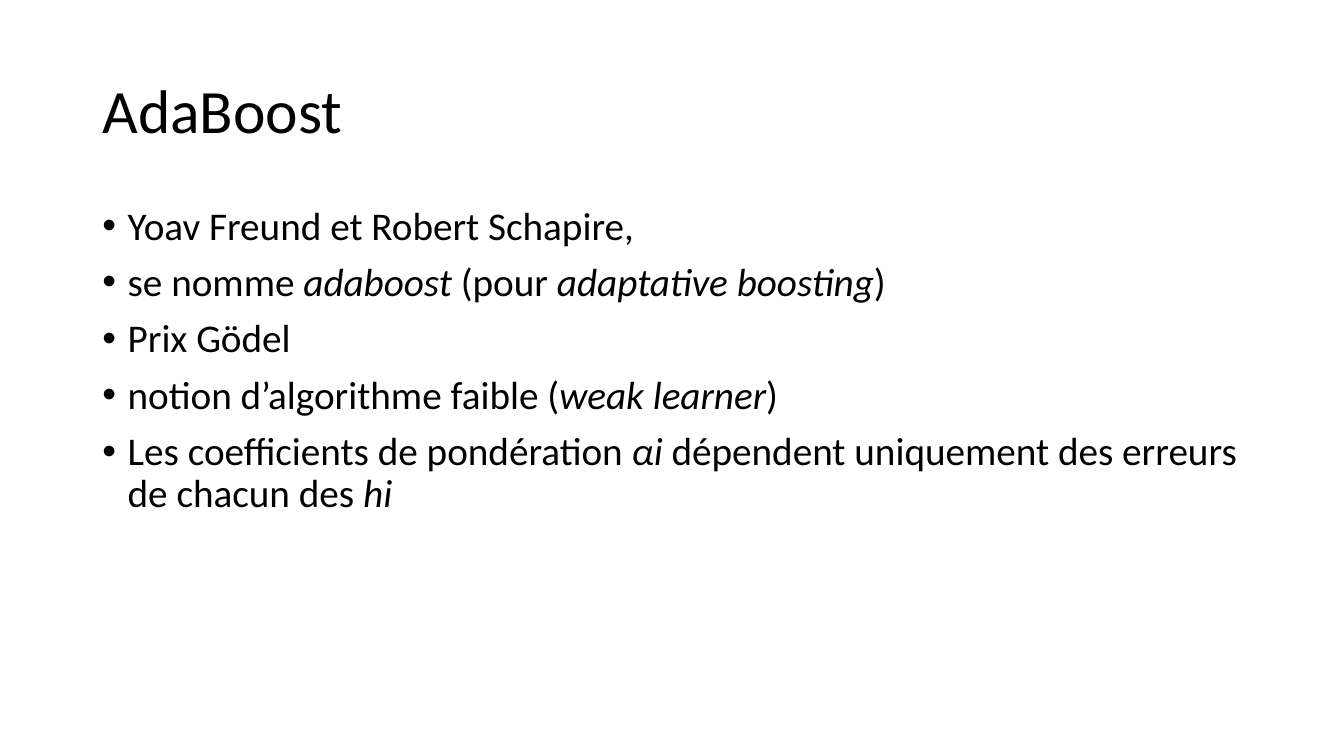
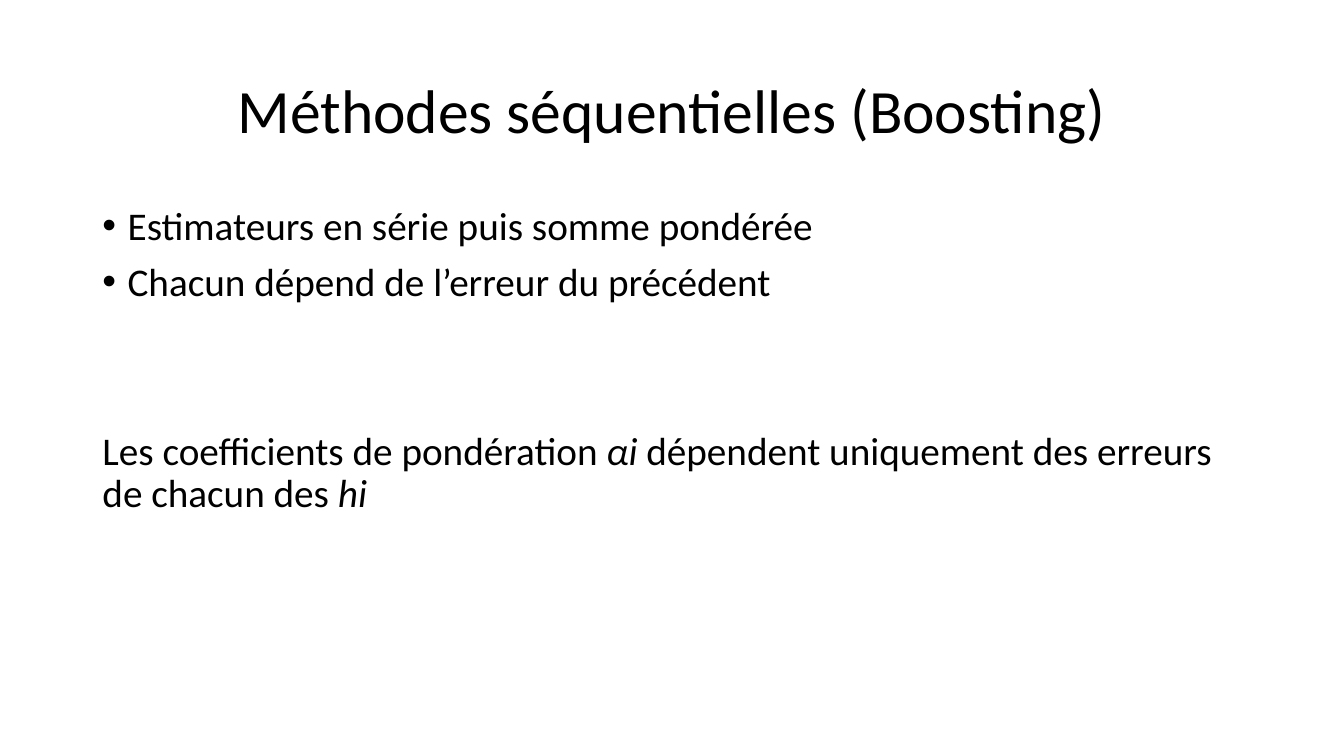
Before and after one commit to morganscao/Projet5, a slide deck: slide 34 of Rapport/P5 - Segmentez les comportements de clients.pptx (slide 27 before the commit). Drawn at 1344x756 pixels with LibreOffice and Linux fonts; fonts in the diff are those of the drawing. Boxes give left, top, right and bottom in pixels: in the first picture for what was removed or moved away, otherwise in the second. Text is boxed around its words. In the diff, an @@ line names an element or a change of style, - is before the commit and + after.

```diff
--- a/Rapport/P5 - Segmentez les comportements de clients.pptx
+++ b/Rapport/P5 - Segmentez les comportements de clients.pptx
@@ title at (x1=237, y1=88, x2=1105, y2=144): text changed @@
-AdaBoost
+Méthodes séquentielles (Boosting)
@@ text at (x1=128, y1=212, x2=813, y2=303): text changed @@
-• Yoav Freund et Robert Schapire,
-• se nomme adaboost (pour adaptative boosting)
-• Prix Gödel
-• notion d’algorithme faible (weak learner)
+• Estimateurs en série puis somme pondérée
+• Chacun dépend de l’erreur du précédent
@@ text at (x1=102, y1=437, x2=1212, y2=508): bullet • to none @@
```
Also in this commit, not shown: 12 other slides changed, 15 slides added, 8 slides removed, 9 other files.
